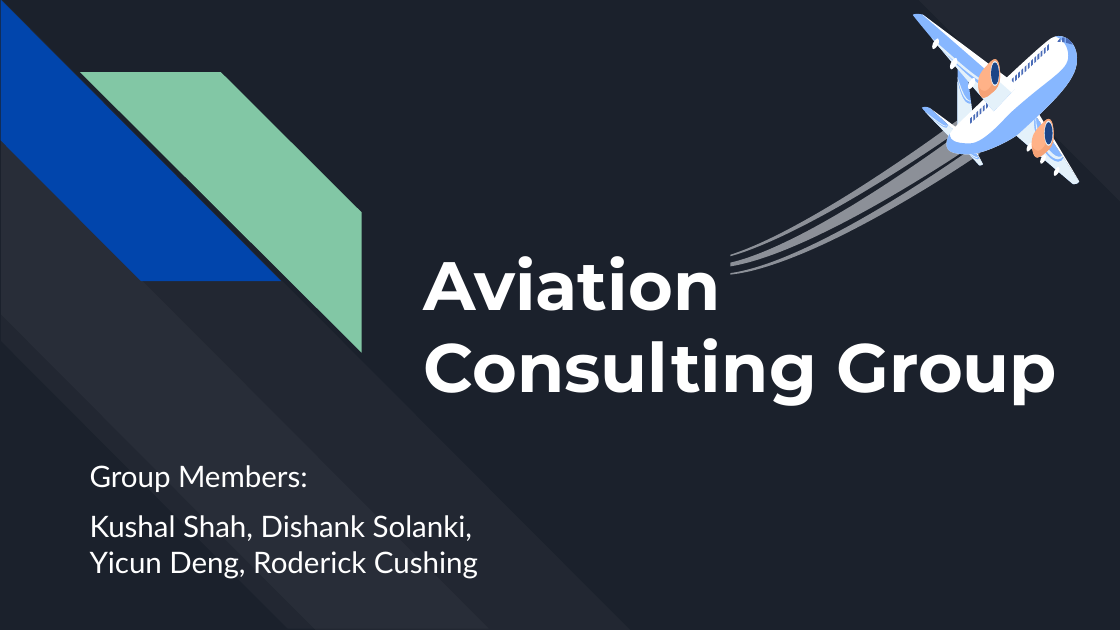
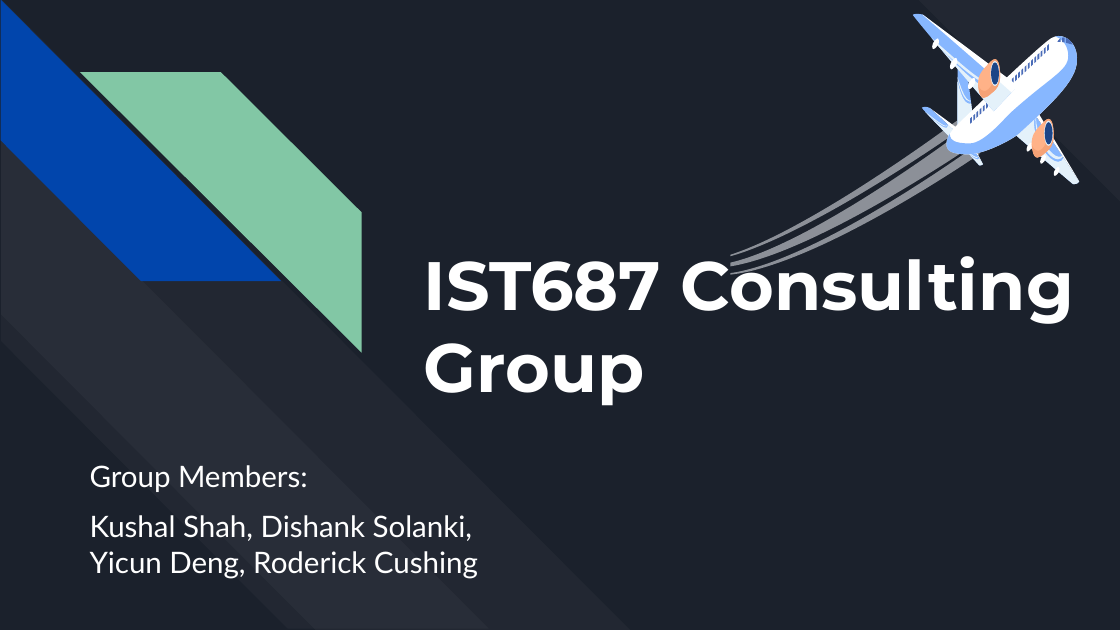
Before and after one commit to dsolanki9/Data-analysis-on-customer-retention-system-for-airline-industry, a slide deck: slide 1 of IST 687 Final Presentation.pptx. Drawn at 1120x630 pixels with LibreOffice and Linux fonts; fonts in the diff are those of the drawing. Boxes give left, top, right and bottom in pixels: in the first picture for what was removed or moved away, otherwise in the second. Text is boxed around its words. In the diff, an @@ line names an element or a change of style, - is before the commit and + after.

Commit message:
PPT commit

```diff
--- a/IST 687 Final Presentation.pptx
+++ b/IST 687 Final Presentation.pptx
@@ title at <box>424,243,1074,406</box>: text changed @@
-Aviation Consulting Group
+IST687 Consulting Group
```
